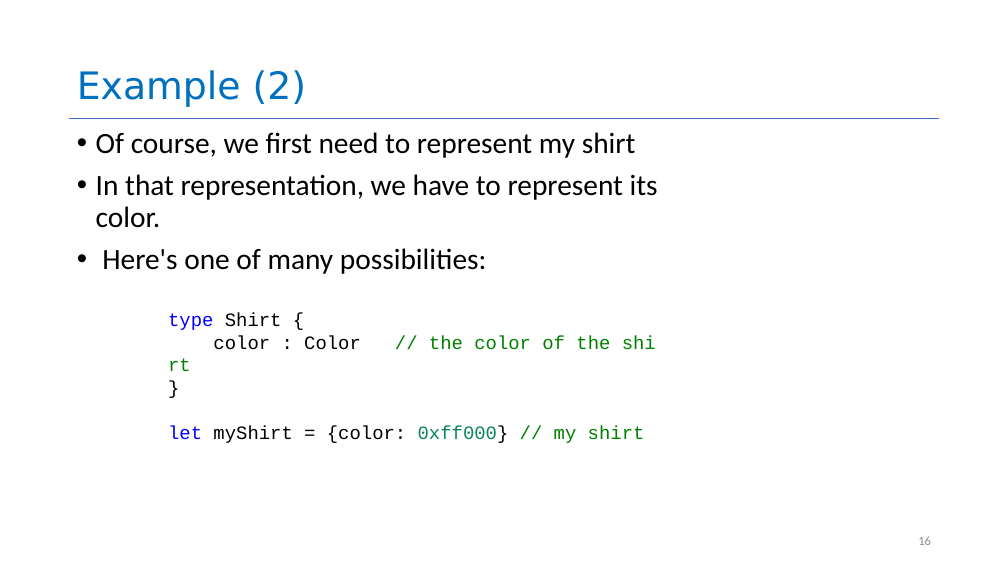
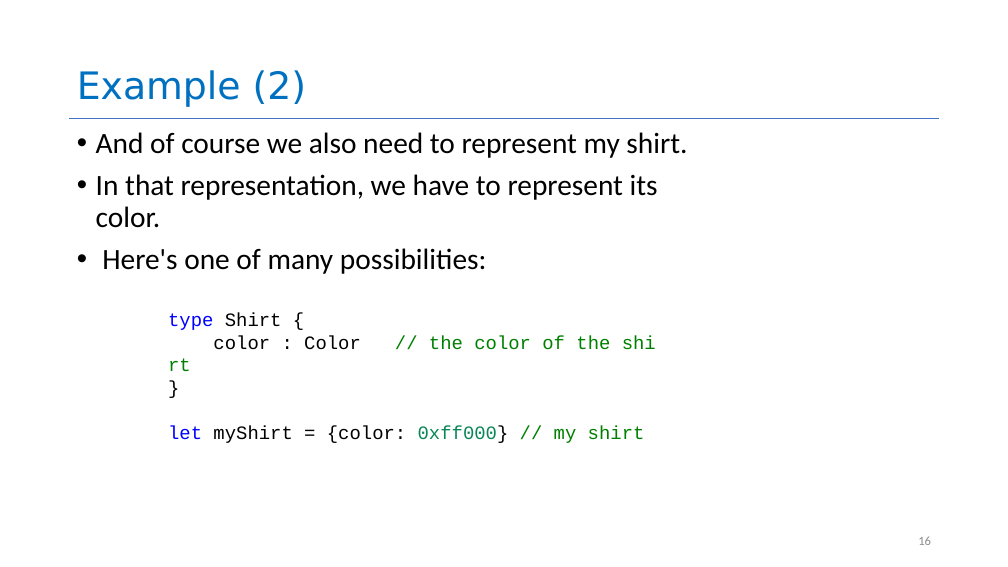
Before and after one commit to neu-se/CS4530-CS5500-Spring-2021, a slide deck: slide 16 of Slides/Lesson 1.2 General Program Design Principles.pptx. Drawn at 1008x567 pixels with LibreOffice and Linux fonts; fonts in the diff are those of the drawing. Boxes give left, top, right and bottom in pixels: in the first picture for what was removed or moved away, otherwise in the second. Text is boxed around its words. In the diff, an @@ line names an element or a change of style, - is before the commit and + after.

```diff
--- a/Slides/Lesson 1.2 General Program Design Principles.pptx
+++ b/Slides/Lesson 1.2 General Program Design Principles.pptx
@@ text at box(96, 132, 687, 158): text changed @@
-• Of course, we first need to represent my shirt
+• And of course we also need to represent my shirt.
```
Also in this commit, not shown: 11 other slides changed.
